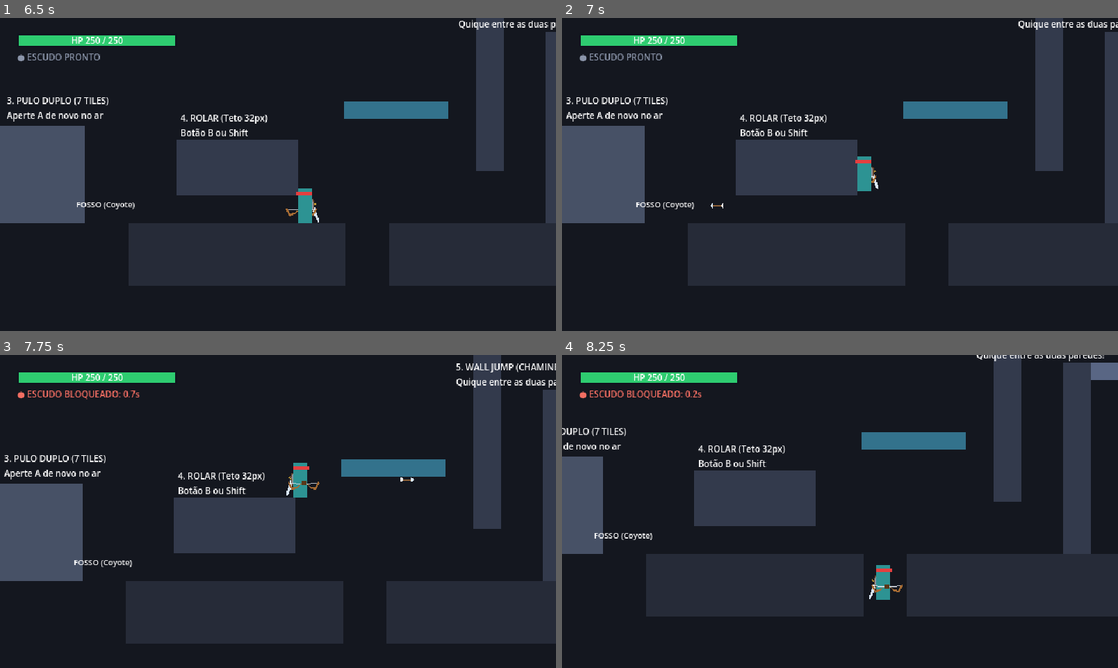
Above: before the commit, frames 1-4 (two rows, left to right).
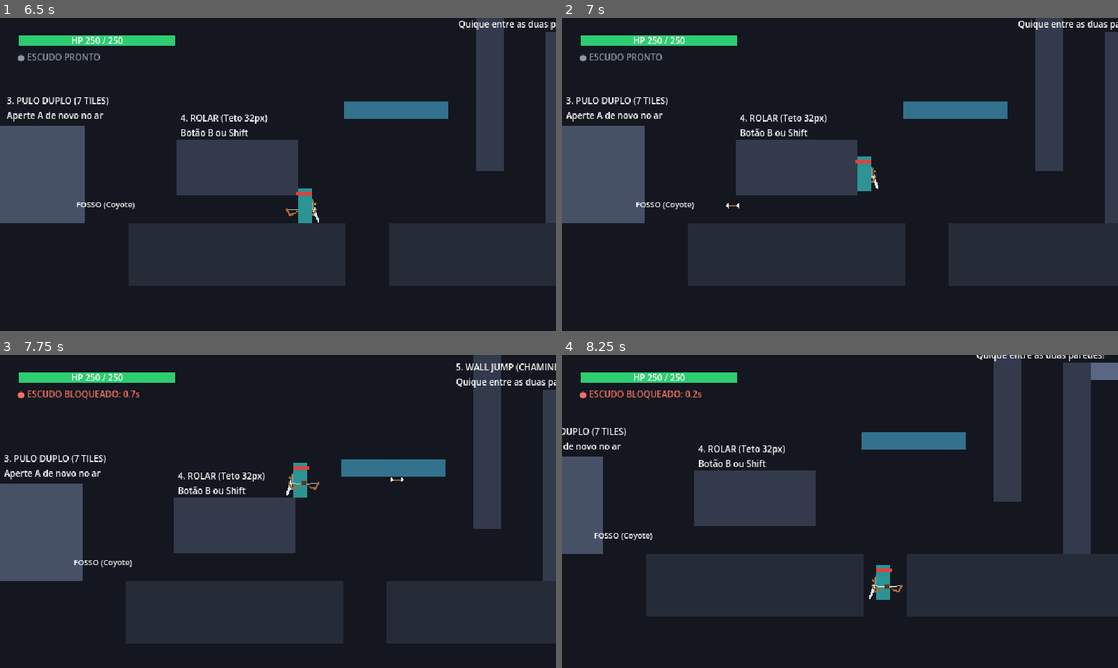
Above: after the commit, the same moments.

Repository: Theadrill/Godot-Roguelike-Prototype
Game: Godot game, scene res://src/world/movement_gym.tscn
Same seed, same stepped clock (60 frames per second), same inputs: the game is played once before the commit and once after it.
Inputs (mouse positions are in pixels of both pictures, inside the frame that each line leads up to):
- Up to frame 1 (6.5 s): tap A (move_left) at 0.5, 1.25, 2, 3.5, 4.25 s; move the mouse to (400, 158) at 0.52 s; press the mouse at (400, 158) at 0.53 s; hold D (move_right) 0.53-2.03 s; tap Space (jump) at 0.77, 1.52, 3.02, 3.77, 4.52, 6.02 s; move the mouse to (166, 190) at 1.27 s; release the mouse at (166, 190) at 1.28 s; right-click (166, 190) at 1.35 s; move the mouse to (333, 105) at 2.02 s; hold A (move_left) 2.03-2.78 s; tap Keypad 2 (look_down) at 2.1 s; move the mouse to (250, 237) at 2.77 s; hold D (move_right) 2.78-4.28 s; tap Keypad 4 (look_left) at 2.85 s; click (250, 237) at 2.92 s; move the mouse to (444, 221) at 3.52 s; tap Keypad 6 (look_right) at 3.6 s; move the mouse to (111, 127) at 4.27 s; hold A (move_left) 4.28-5.03 s; tap Keypad 8 (look_up) at 4.35 s; move the mouse to (305, 174) at 5.02 s; hold D (move_right) 5.03-5.78 s; tap Shift (roll) at 5.1 s; click (305, 174) at 5.17 s; move the mouse to (194, 96) at 5.77 s; hold A (move_left) from 5.78 s (still down); tap 1 (swap_weapon) at 5.85 s
- Up to frame 2 (7 s): keep holding A (move_left); move the mouse to (962, 158) at 6.52 s; tap J at 6.6 s; tap Space (jump) at 6.77 s
- Up to frame 3 (7.75 s): move the mouse to (166, 527) at 7.27 s; release A (move_left) at 7.28 s; hold D (move_right) from 7.28 s (still down); tap K at 7.35 s; click (166, 527) at 7.42 s; tap Space (jump) at 7.52 s
- Up to frame 4 (8.25 s): keep holding D (move_right); move the mouse to (895, 442) at 8.02 s; tap L at 8.1 s

Frame 1 is identical in both runs. In frame 2, less than 0.1% of the frame differs, in the area x 26-32%, y 59-61%; in frame 3, less than 0.1%; in frame 4, nothing differs.

Commit message:
feat(combat): add charge_has_tremor and charge_has_energize flags for weapons

Diff:
--- a/src/combat/weapon_data.gd
+++ b/src/combat/weapon_data.gd
@@ -35,12 +35,18 @@
 @export_range(0.0, 1.0, 0.05) var rumble_strong: float = 0.7
 @export_range(0.01, 0.5, 0.01, "suffix:s") var rumble_duration: float = 0.08
 
-@export_group("Attack Behavior")
+@export_group("Attack Behavior & Charge FX")
 ## If true, holding the attack button accumulates charge until released to unleash a powered attack/spell.
 ## If false, holding the attack button continuously attacks/fires at the weapon's cadence.
 @export var is_charge_attack: bool = false
 @export_range(0.05, 3.0, 0.05, "suffix:s") var max_charge_time: float = 0.5
 @export_range(1.0, 5.0, 0.1) var charge_damage_multiplier: float = 1.8
+## Flag: activates visual tremor/vibration while holding and building charge.
+@export var charge_has_tremor: bool = true
+## Flag: activates visual energy glow and pulsation while holding and building charge.
+@export var charge_has_energize: bool = false
+## Tint color used for the energizing glow build-up.
+@export var charge_energy_color: Color = Color(0.2, 0.9, 1.0, 1.0)
 
 @export_group("Combo Configuration")
 # Combo cadences (seconds per step)
--- a/src/entities/equipment/bows/weapon_bow_base.tres
+++ b/src/entities/equipment/bows/weapon_bow_base.tres
@@ -17,7 +17,7 @@
 rumble_weak = 0.3
 rumble_strong = 0.55
 rumble_duration = 0.06
-is_charge_attack = true
+charge_has_tremor = false
 combo_durations = Array[float]([0.16, 0.16, 0.24])
 forward_impulses = Array[float]([20.0, 30.0, 40.0])
 attack_cooldown = 0.12
--- a/src/entities/equipment/hammers/weapon_hammer_base.tres
+++ b/src/entities/equipment/hammers/weapon_hammer_base.tres
@@ -12,6 +12,8 @@
 is_charge_attack = true
 max_charge_time = 0.55
 charge_damage_multiplier = 2.2
+charge_has_tremor = true
+charge_has_energize = false
 rumble_weak = 0.6
 rumble_strong = 0.95
 rumble_duration = 0.12
--- a/src/entities/equipment/staffs/weapon_staff_base.tres
+++ b/src/entities/equipment/staffs/weapon_staff_base.tres
@@ -20,8 +20,8 @@
 rumble_strong = 0.6
 rumble_duration = 0.07
 is_charge_attack = true
-max_charge_time = 0.6
 charge_damage_multiplier = 2.4
+charge_has_energize = true
 combo_durations = Array[float]([0.16, 0.16, 0.25])
 forward_impulses = Array[float]([40.0, 60.0, 90.0])
 attack_cooldown = 0.12
--- a/src/entities/player/states/attack_state.gd
+++ b/src/entities/player/states/attack_state.gd
@@ -106,6 +106,9 @@
 
 func exit() -> void:
 	is_charging = false
+	if player._main_weapon_instance:
+		player._main_weapon_instance.modulate = Color.WHITE
+		player._main_weapon_instance.scale = Vector2.ONE
 	if player.main_hand_socket:
 		player.main_hand_socket.rotation_degrees = -35.0
 	if player.hitbox.has_node("CollisionShape2D"):
@@ -124,10 +127,31 @@
 		var max_t: float = maxf(0.05, player.weapon.max_charge_time)
 		charge_progress = minf(1.0, charge_progress + delta / max_t)
 
-		# Visual anticipation jitter when charging up
+		# Tremor feedback flag
+		var jitter: float = 0.0
+		if player.weapon.charge_has_tremor:
+			jitter = (randf() - 0.5) * 5.0 * charge_progress
+
 		if player.main_hand_socket:
-			var jitter: float = (randf() - 0.5) * 4.0 * charge_progress
 			player.main_hand_socket.rotation_degrees = -65.0 + jitter
+
+		# Energizing glow feedback flag
+		if player._main_weapon_instance:
+			if player.weapon.charge_has_energize:
+				var pulse: float = sin(float(Time.get_ticks_msec()) * 0.015) * 0.2 if charge_progress >= 1.0 else 0.0
+				var intensity: float = 1.0 + (charge_progress * 1.5) + pulse
+				var energy_col := player.weapon.charge_energy_color
+				player._main_weapon_instance.modulate = Color(
+					1.0 + (energy_col.r * intensity * 0.7),
+					1.0 + (energy_col.g * intensity * 0.7),
+					1.0 + (energy_col.b * intensity * 0.7),
+					1.0
+				)
+				var scale_mult: float = 1.0 + (charge_progress * 0.12)
+				player._main_weapon_instance.scale = Vector2(scale_mult, scale_mult)
+			else:
+				player._main_weapon_instance.modulate = Color.WHITE
+				player._main_weapon_instance.scale = Vector2.ONE
 
 		# Slow foot movement on ground during windup
 		if player.is_on_floor():
--- a/src/entities/player/states/ranged_attack_state.gd
+++ b/src/entities/player/states/ranged_attack_state.gd
@@ -45,6 +45,8 @@
 	if player.weapon and player._main_weapon_instance:
 		player._main_weapon_instance.position = player.weapon.visual_offset
 		player._main_weapon_instance.rotation_degrees = player.weapon.visual_rotation_degrees
+		player._main_weapon_instance.modulate = Color.WHITE
+		player._main_weapon_instance.scale = Vector2.ONE
 	if player.main_hand_socket:
 		player.main_hand_socket.rotation_degrees = -35.0
 
@@ -62,8 +64,33 @@
 			charge_progress = minf(1.0, charge_progress + delta / maxf(0.05, charge_duration))
 
 			var is_aiming_up: bool = Input.is_action_pressed("up") or Input.is_key_pressed(KEY_W) or Input.is_key_pressed(KEY_UP)
+			var base_angle: float = -45.0 if is_aiming_up else 0.0
+
+			# Tremor feedback flag
+			var jitter: float = 0.0
+			if player.weapon.charge_has_tremor:
+				jitter = (randf() - 0.5) * 4.5 * charge_progress
+
 			if player.main_hand_socket:
-				player.main_hand_socket.rotation_degrees = -45.0 if is_aiming_up else 0.0
+				player.main_hand_socket.rotation_degrees = base_angle + jitter
+
+			# Energizing glow feedback flag
+			if player._main_weapon_instance:
+				if player.weapon.charge_has_energize:
+					var pulse: float = sin(float(Time.get_ticks_msec()) * 0.015) * 0.2 if charge_progress >= 1.0 else 0.0
+					var intensity: float = 1.0 + (charge_progress * 1.6) + pulse
+					var energy_col := player.weapon.charge_energy_color
+					player._main_weapon_instance.modulate = Color(
+						1.0 + (energy_col.r * intensity * 0.7),
+						1.0 + (energy_col.g * intensity * 0.7),
+						1.0 + (energy_col.b * intensity * 0.7),
+						1.0
+					)
+					var scale_mult: float = 1.0 + (charge_progress * 0.15)
+					player._main_weapon_instance.scale = Vector2(scale_mult, scale_mult)
+				else:
+					player._main_weapon_instance.modulate = Color.WHITE
+					player._main_weapon_instance.scale = Vector2.ONE
 
 			# Slow tactical movement while aiming bow on floor
 			if player.is_on_floor():
@@ -115,6 +142,11 @@
 	has_fired = true
 	attack_phase = 2 # Enter recovery/reload
 
+	# Reset visual charge aura upon discharge
+	if player._main_weapon_instance:
+		player._main_weapon_instance.modulate = Color.WHITE
+		player._main_weapon_instance.scale = Vector2.ONE
+
 	var weapon := player.weapon
 	var proj_scene: PackedScene = weapon.projectile_scene if weapon.projectile_scene else load("res://src/combat/projectile.tscn")
 	if not proj_scene:
